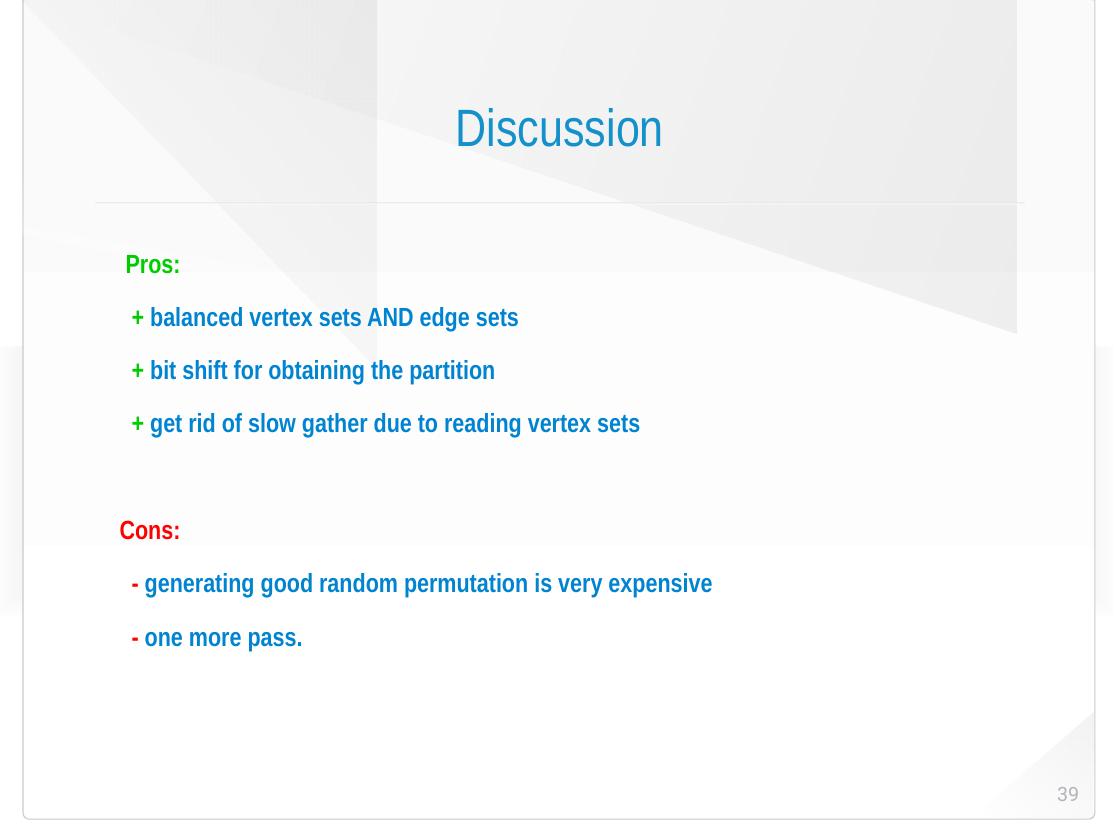
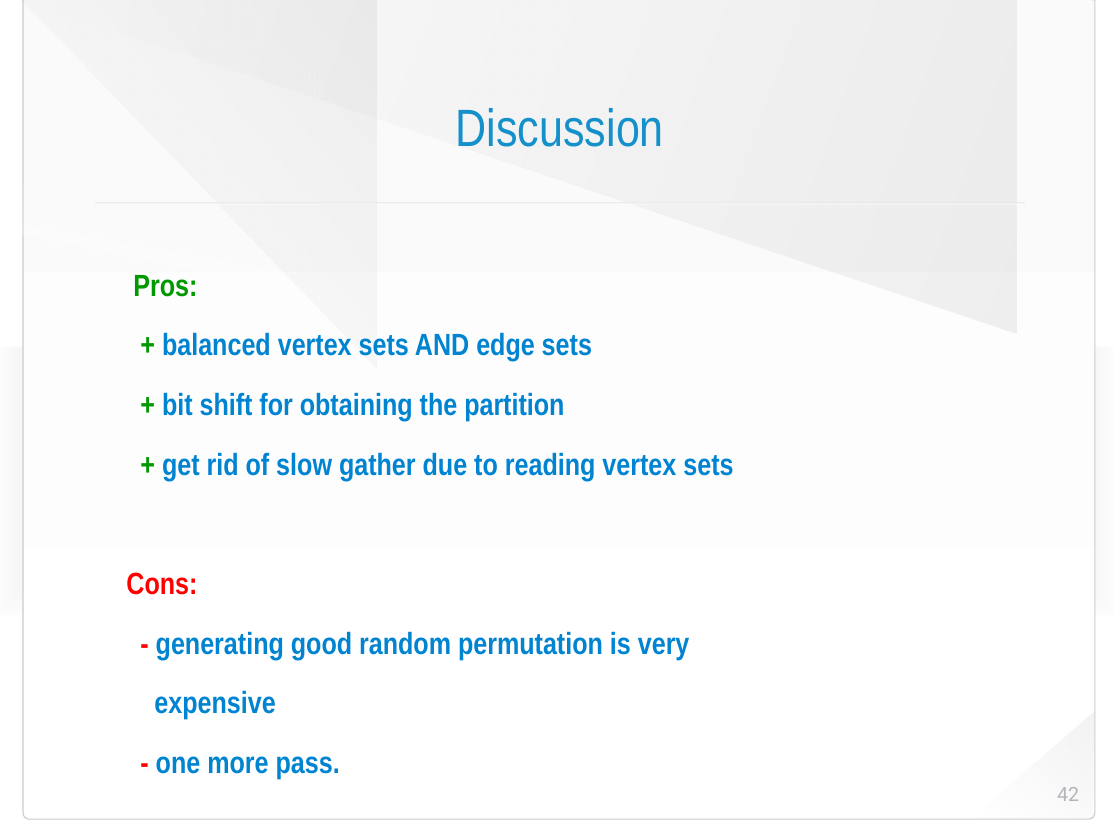
Before and after one commit to HaprianVlad/chaos, a slide deck: slide 42 of presentation.odp (slide 39 before the commit). Drawn at 1120x840 pixels with LibreOffice and Linux fonts; fonts in the diff are those of the drawing; background and template pictures are left out. Boxes give left, top, right and bottom in pixels: in the first picture for what was removed or moved away, otherwise in the second. Text is boxed around its words. In the diff, an @@ line names an element or a change of style, - is before the commit and + after.

```diff
--- a/presentation.odp
+++ b/presentation.odp
@@ text at bbox=[126, 275, 733, 595]: size 24 to 28 pt in "Pros:", "+ balanced vertex sets AND edge sets", "+ bit shift for obtaining the partition", "+ get rid of slow gather due ..." and 2 more places; text colour #00CC00 to #009900 in "Pros:", "+", "+", "+" @@
@@ text at bbox=[154, 631, 690, 720]: text changed; size 24 to 28 pt @@
-- generating good random permutation is very expensive
+- generating good random permutation is very
+expensive
@@ page number at bbox=[1057, 787, 1079, 801]: text changed @@
-39
+42
```
Also in this commit, not shown: 31 other slides changed, 6 slides added, 1 slide removed, 4 other files.
